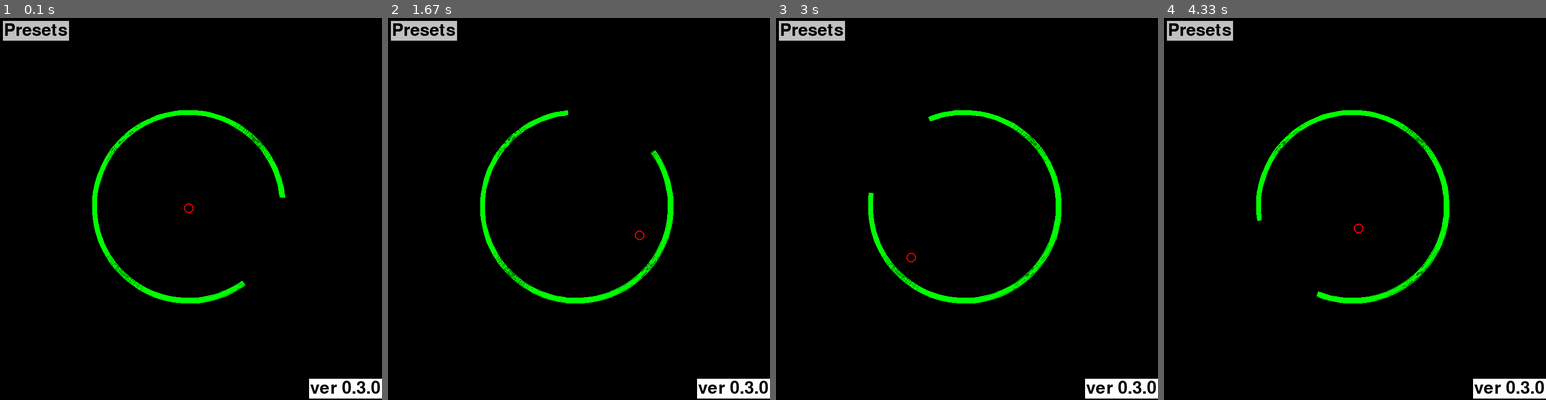
Above: before the commit, frames 1-4 (left to right).
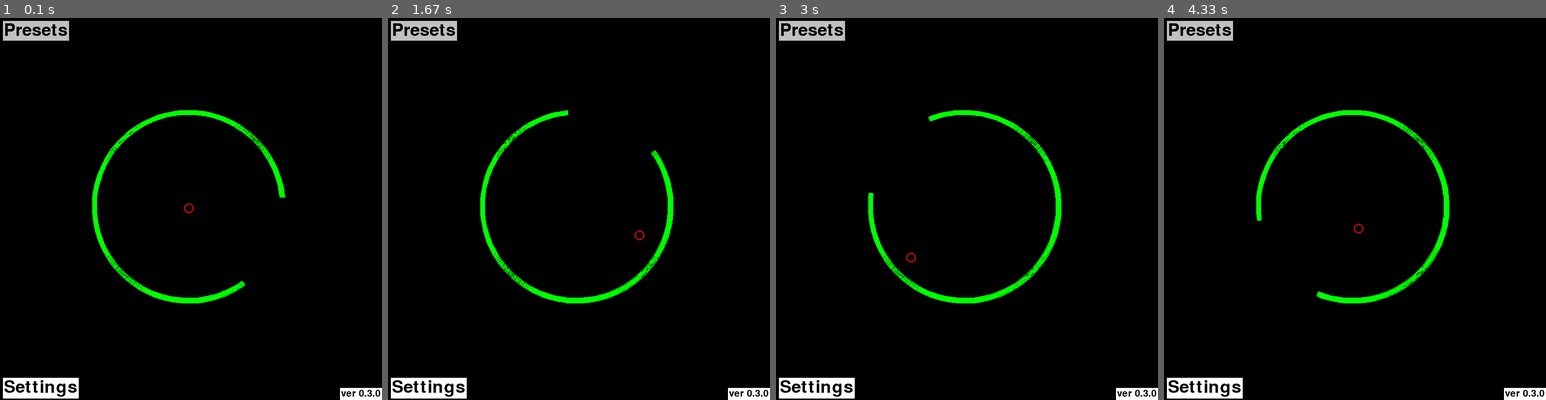
Above: after the commit, the same moments.

Repository: TheRandomNoob999/Ball-Arc-PySimulation
Game: pygame game, started from main.py
Same seed, same stepped clock (60 frames per second), same inputs: the game is played once before the commit and once after it.
Inputs:
- Up to frame 1 (0.1 s): no input
- Up to frame 2 (1.67 s): click "Presets" at 0.38 s
- Up to frame 3 (3 s): tap Space at 1.67, 2.07, 2.37, 2.57, 2.9 s
- Up to frame 4 (4.33 s): tap Space at 3.2, 3.4, 3.7, 3.97, 4.3 s

The runs differ from the first frame. In frame 1, 1.6% of the frame differs, in the area x 0-100%, y 94-100%; in frame 2, 1.6%; in frame 3, 1.6%; in frame 4, 1.6%.

Commit message:
Started reorganizing

Diff:
--- a/Classes/arc.py
+++ b/Components/arc.py
@@ -1,4 +1,4 @@
-from Classes import basicPart
+from Components import basicPart
 import math
 import random
 import pymunk
--- a/Classes/ball.py
+++ b/Components/ball.py
@@ -1,4 +1,4 @@
-from Classes import basicPart
+from Components import basicPart
 import pymunk
 from pymunk import Vec2d
 import pygame
--- a/Classes/pygameGUI.py
+++ b/Components/pygameGUI.py
@@ -30,6 +30,7 @@
 class button(labelFrame):
     def __init__(self, left, top, width, height, **kwargs):
         super().__init__(left, top, width, height, **kwargs)
+        self.func = kwargs.get("func", self.default)
 
     def mouseClicked(self, mouse_pos):
         if (mouse_pos[1] < self.height + self.top and mouse_pos[1] > self.top and
@@ -39,5 +40,8 @@
             return True
         return False
 
+    def default(self):
+        print("This button was pressed!")
+
     def action(self):
-        print("Button is clicked")
+        self.func()
--- a/main.py
+++ b/main.py
@@ -2,13 +2,25 @@
 import json
 import pymunk
 from pymunk import Vec2d
-from Classes import arc
-from Classes import ball
-from Classes import pygameGUI as pGUI
+from Components import arc
+from Components import ball
+from Components import pygameGUI as pGUI
 
 COLLTYPE_DEFAULT = 0
 COLLTYPE_MOUSE = 1
 COLLTYPE_BALL = 2
+SCREENSIZE = (800,800)
+
+def getFontSize(size, text):
+    font = pygame.font.Font('freesansbold.ttf', size)
+    return font.size(text)
+
+def createEssentialGUI():
+    presetButton = pGUI.button(left=10, top=10, width=800, height=25, backgroundColor=(192,192,192), label="Presets", autoSize=True, paddingX=10, paddingY=10)
+    versionLabel = pGUI.labelFrame(left=SCREENSIZE[0]-getFontSize(20, "ver 0.3.0")[0] - 10, top=SCREENSIZE[1]-getFontSize(20, "ver 0.3.0")[1] - 10, width=0, height=0, autoSize=True, textSize=20, label="ver 0.3.0", paddingX=10, paddingY=10)
+    settingsButton = pGUI.button(left=10, top=SCREENSIZE[1]-51, width=0, height=0, autoSize=True, label="Settings", paddingX=10, paddingY=10)
+
+    return presetButton, versionLabel, settingsButton
 
 def loadBallSet():
     with open("Presets\default.json", mode="r", encoding="utf-8") as read_file:
@@ -58,7 +70,7 @@
 
 def main():
     pygame.init()
-    screen = pygame.display.set_mode((800, 800))
+    screen = pygame.display.set_mode(SCREENSIZE)
     clock = pygame.time.Clock()
     running = True
     leftMouseButtonDown = False
@@ -73,12 +85,7 @@
 
     balls = []
     arcs = []
-    guiElements = []
-
-    test_button = pGUI.button(10, 10, 150, 25, backgroundColor=(192,192,192), label="Presets", autoSize=True, paddingX=10, paddingY=10)
-    test_label = pGUI.labelFrame(800-156, 700+51, 100, 100, label="ver 0.3.0", paddingX=10, paddingY=10, autoSize=True)
-    guiElements.append(test_button)
-    guiElements.append(test_label)
+    guiElements = [createEssentialGUI()[0], createEssentialGUI()[1], createEssentialGUI()[2]]
 
     while running:
         for event in pygame.event.get():
@@ -169,7 +176,6 @@
         for x in guiElements:
             x.draw(screen)
 
-
         pygame.display.flip()
         clock.tick(60)
         pygame.display.set_caption("fps: " + str(clock.get_fps()))
Empty file added: Components/__init__.py
Renamed: Classes/basicPart.py -> Components/basicPart.py
Empty file added: Scenes/__init__.py
Empty file added: Scenes/essential.py
Empty file added: core/__init__.py
Empty file added: core/app.py
Empty file added: core/constants.py
